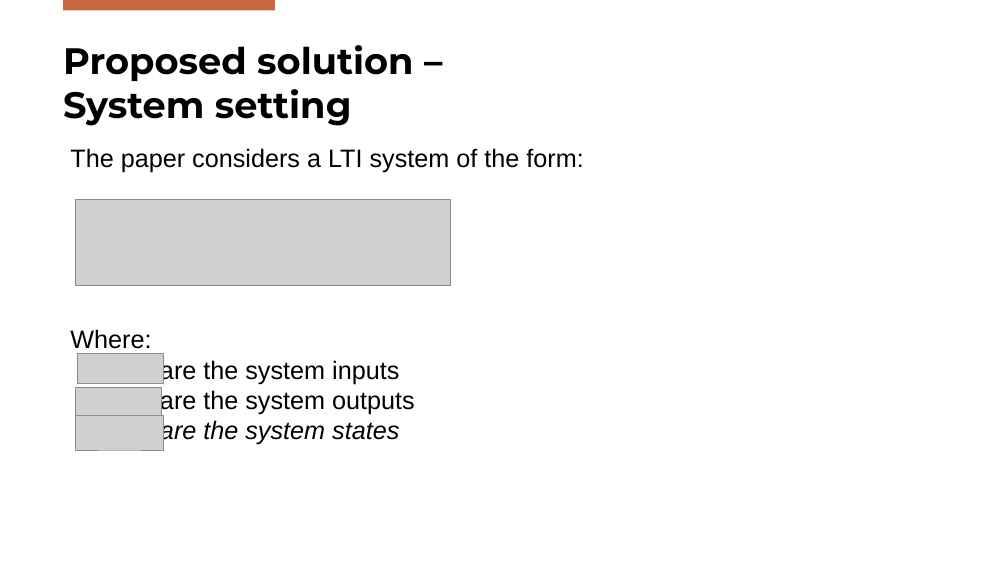
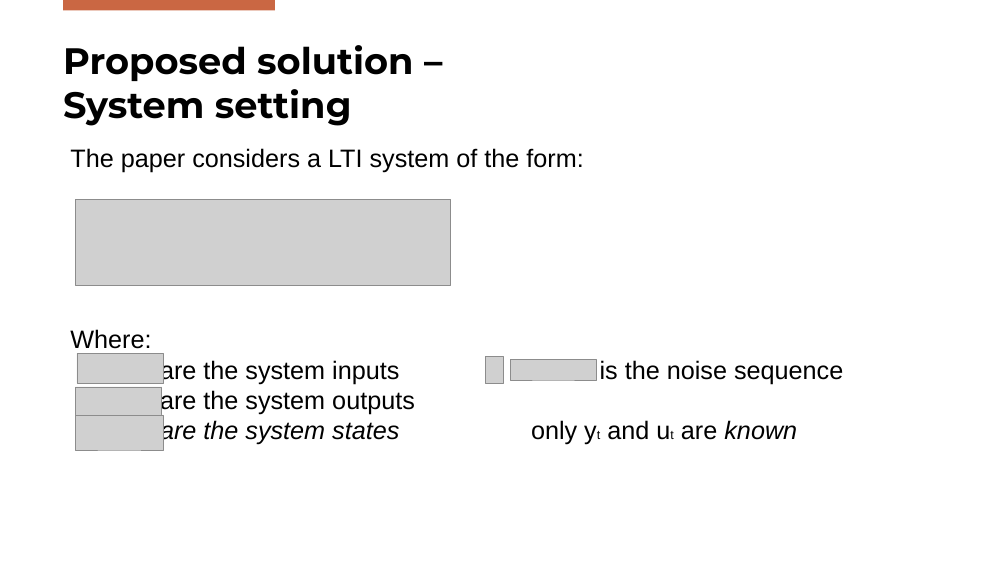
Before and after one commit to Gabriele-Mazzoleni/Progetto_ALES_aa_2025_2026, a slide deck: slide 4 of SPC_Presentation.pptx. Drawn at 1008x567 pixels with LibreOffice and Linux fonts; fonts in the diff are those of the drawing; grey boxes stand for pictures; background and template pictures are left out. Boxes give left, top, right and bottom in pixels: in the first picture for what was removed or moved away, otherwise in the second. Text is boxed around its words. In the diff, an @@ line names an element or a change of style, - is before the commit and + after.

```diff
--- a/SPC_Presentation.pptx
+++ b/SPC_Presentation.pptx
@@ picture added at (485,357,504,384) @@
@@ picture added at (510,359,597,380) @@
@@ text at (160,419,797,445): text changed @@
-are the system states
+are the system states only yt and ut are known
```
Also in this commit, not shown: 1 other slide changed, 8 slides added, 1 other file.
